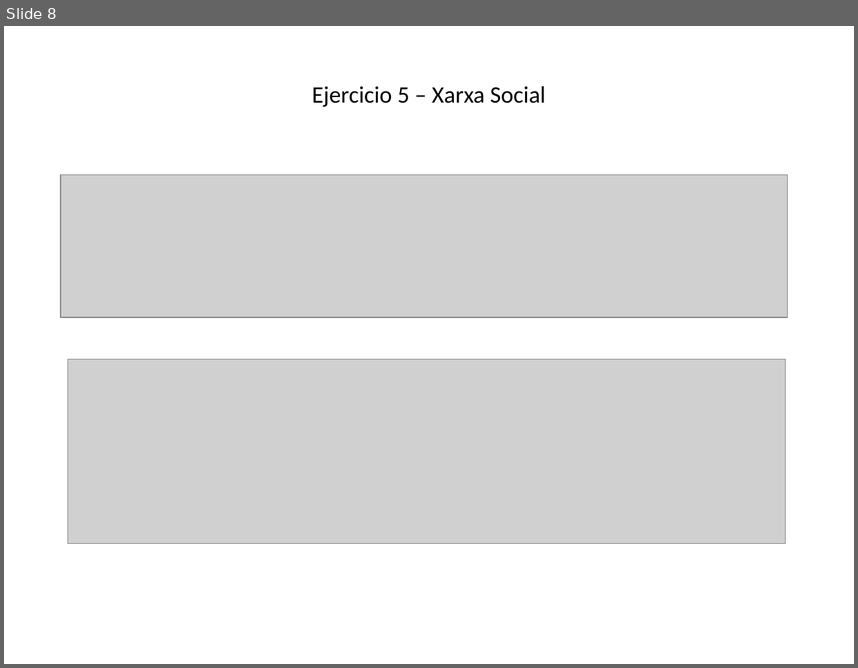
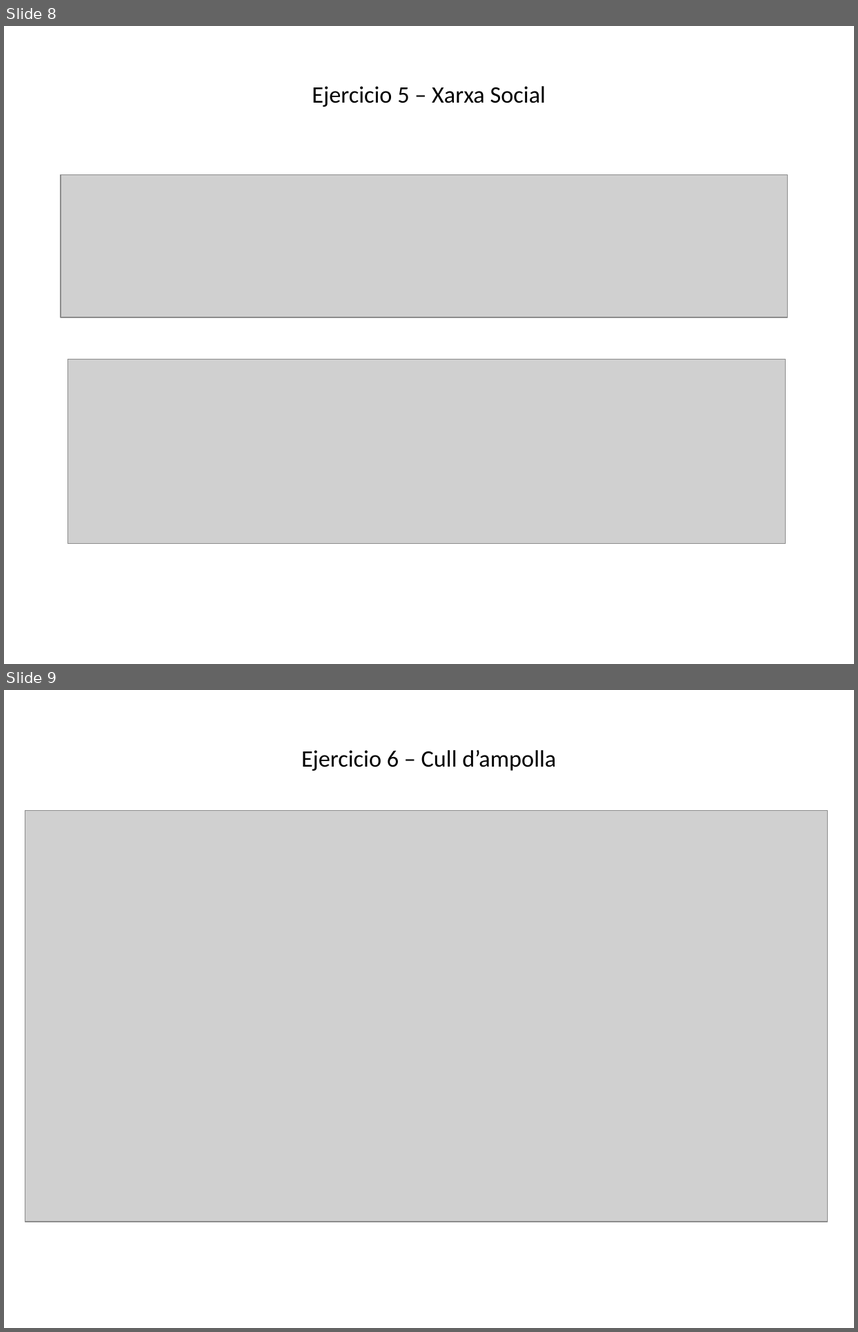
Before and after one commit to MagoAlakai/modelatge-BBDD, a slide deck: Screenshots.pptx. Shown one above the other, each under a label of ours: slide 8 before the commit, slides 8 and 9 after it. The pictures are 858x668 and 858x1332 pixels, drawn with LibreOffice and Linux fonts; fonts in the diff are those of the drawing; grey boxes stand for pictures. Boxes give left, top, right and bottom in pixels: in the first picture for what was removed or moved away, otherwise in the second. Text is boxed around its words. In the diff, an @@ line names an element or a change of style, - is before the commit and + after.

Commit message:
Ejercicio 6

```diff
--- a/Screenshots.pptx
+++ b/Screenshots.pptx
@@ slide 9 added at box(4, 690, 854, 1328), background #FFFFFF @@
@@ title added at box(301, 750, 556, 771), 20 pt, text #000000 @@
+Ejercicio 6 – Cull d’ampolla
@@ picture added at box(25, 811, 828, 1221) @@
```
